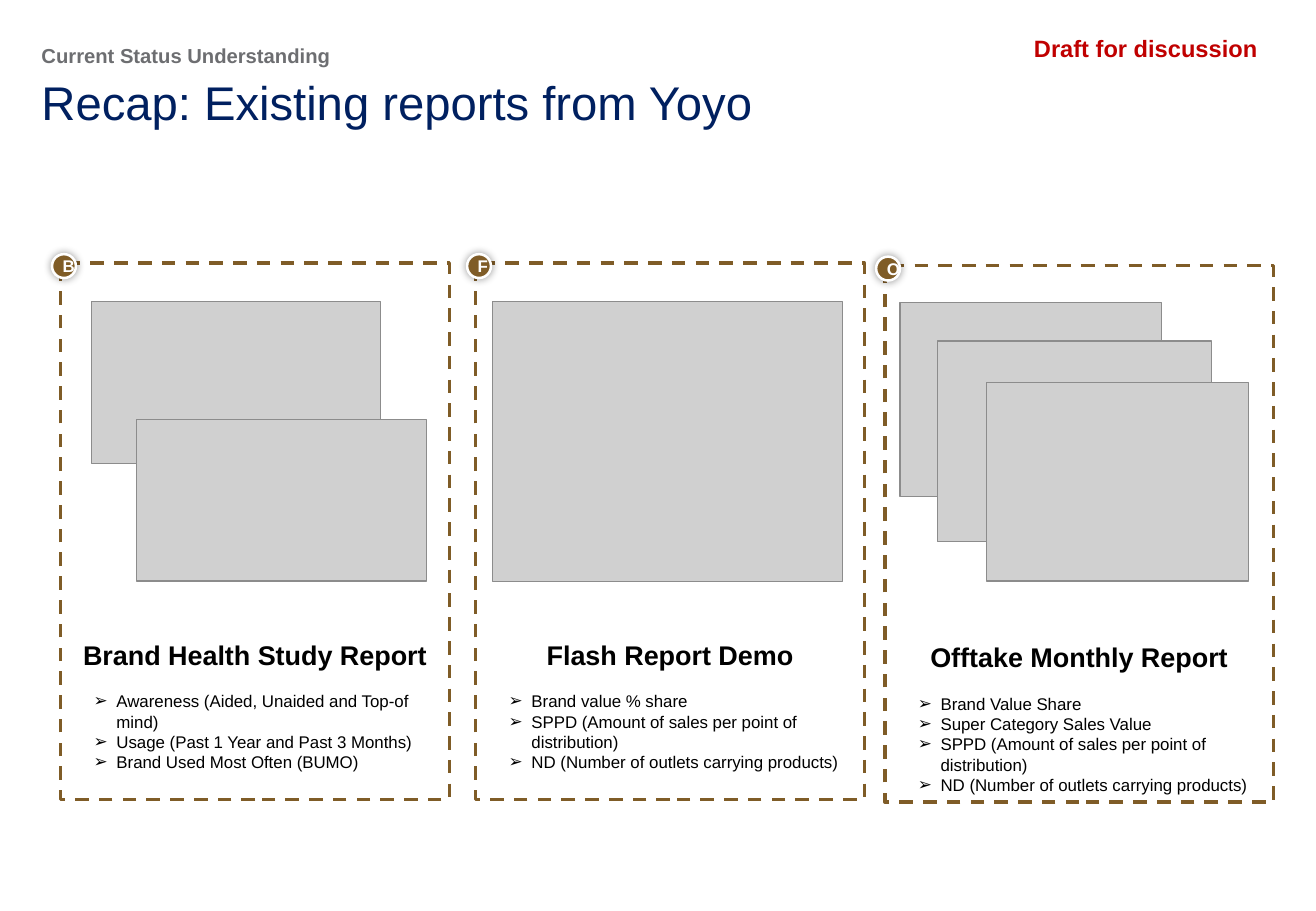
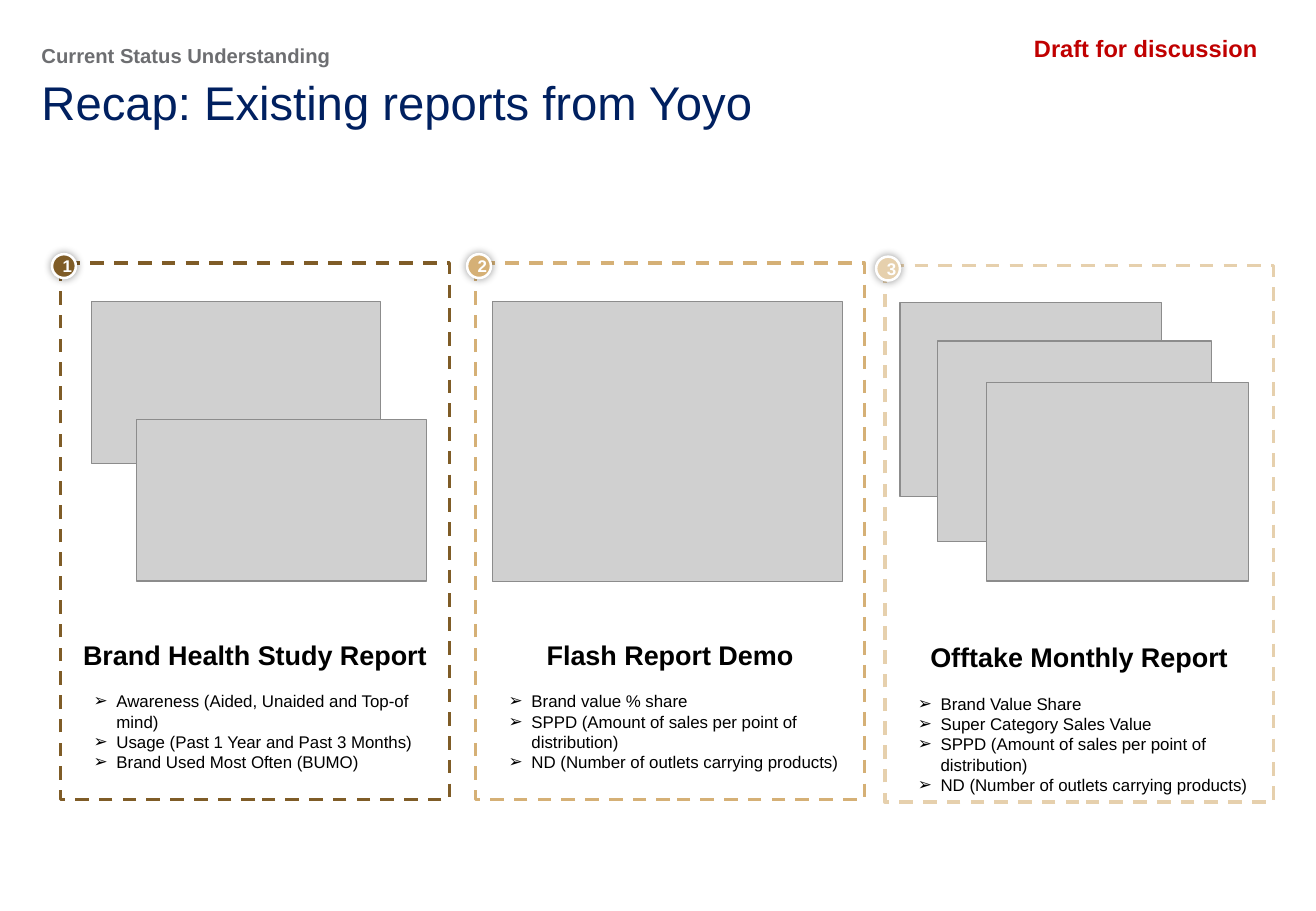
Before and after one commit to tkktommy/Compen, a slide deck: slide 13 of VIHL_Real-time Data Analytics - BRD - Makreitng.pptx. Drawn at 1316x911 pixels with LibreOffice and Linux fonts; fonts in the diff are those of the drawing; grey boxes stand for pictures; background and template pictures are left out. Boxes give left, top, right and bottom in pixels: in the first picture for what was removed or moved away, otherwise in the second. Text is boxed around its words. In the diff, an @@ line names an element or a change of style, - is before the commit and + after.

```diff
--- a/VIHL_Real-time Data Analytics - BRD - Makreitng.pptx
+++ b/VIHL_Real-time Data Analytics - BRD - Makreitng.pptx
@@ text in ellipse at (63,260,72,277): text changed @@
-B
+1
@@ ellipse "2" at (468,254,492,278): fill #7F5C27 to #D5B076 @@
@@ rectangle "Flash Report Demo" at (476,264,865,801): outline #7F5C27 2 pt dashed to #D5B076 2 pt dashed @@
@@ text in ellipse at (478,260,487,277): text changed @@
-F
+2
@@ ellipse "3" at (876,256,900,281): fill #7F5C27 to #E6D0AD @@
@@ rectangle "Offtake Monthly Report" at (885,266,1273,803): outline #7F5C27 2 pt dashed to #E6D0AD 2 pt dashed @@
@@ text in ellipse at (887,263,896,279): text changed @@
-O
+3
```
Also in this commit, not shown: 5 other slides changed, 5 slides added, 1 slide removed, 1 other file.
